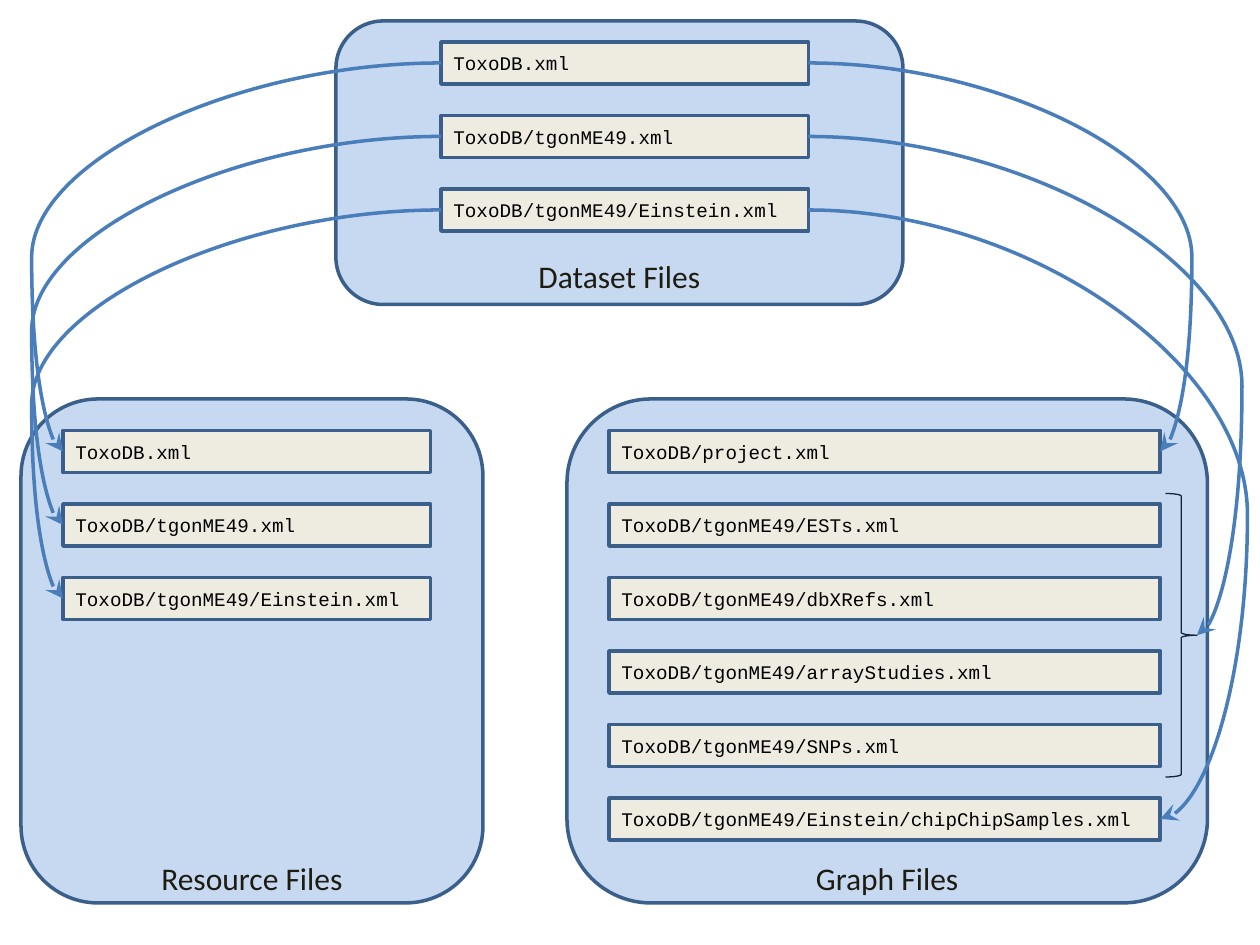
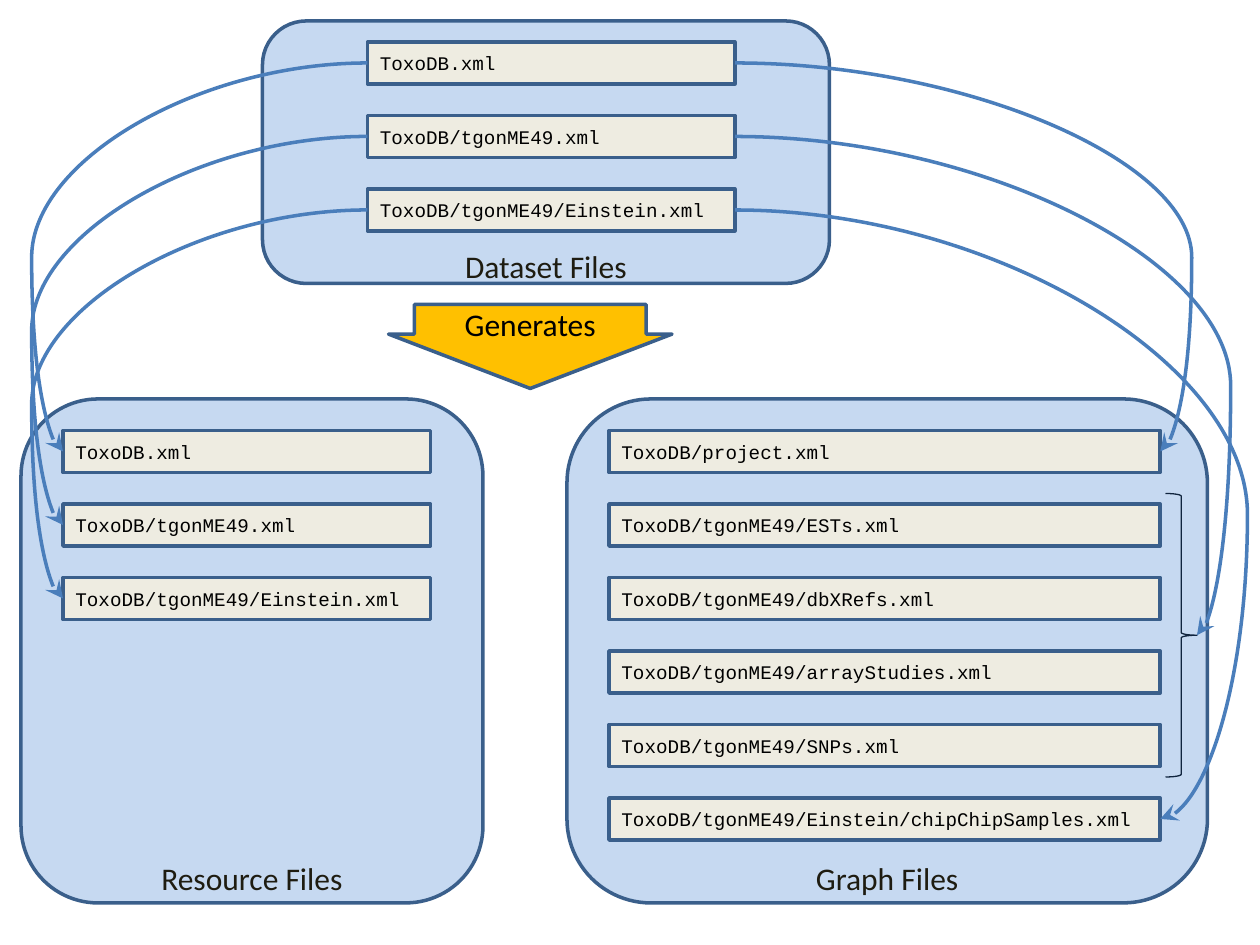
Before and after one commit to VEuPathDB/ReFlow, a slide deck: slide 6 of Dataset/doc/Overview.pptx (slide 2 before the commit). Drawn at 1260x945 pixels with LibreOffice and Linux fonts; fonts in the diff are those of the drawing. Boxes give left, top, right and bottom in pixels: in the first picture for what was removed or moved away, otherwise in the second. Text is boxed around its words. In the diff, an @@ line names an element or a change of style, - is before the commit and + after.

Commit message:
updated for SIG

```diff
--- a/Dataset/doc/Overview.pptx
+++ b/Dataset/doc/Overview.pptx
@@ rounded rectangle "Dataset Files": place and size @@
-rounded rectangle "Dataset Files" at [336, 21, 903, 305]
+rounded rectangle "Dataset Files" at [262, 21, 829, 284]
@@ curved arrow moved from (441, 63) - (63, 451) to (368, 63) - (63, 451) @@
@@ curved arrow moved from (809, 63) - (1160, 451) to (735, 63) - (1160, 451) @@
@@ curved arrow moved from (441, 136) - (63, 525) to (368, 136) - (63, 525) @@
@@ curved arrow moved from (809, 136) - (1197, 635) to (735, 136) - (1197, 635) @@
@@ 3 rectangles: place and size @@
-3 rectangles at [441, 42, 809, 231]
+3 rectangles at [368, 42, 736, 231]
@@ curved arrow moved from (441, 210) - (63, 598) to (368, 210) - (63, 598) @@
@@ curved arrow moved from (809, 210) - (1160, 819) to (735, 210) - (1160, 819) @@
@@ down arrow added at [388, 305, 672, 389], fill #FFC000, outline #3A5F8C 2 pt, 18 pt, text #000000 @@
+Generates
```
Also in this commit, not shown: 7 slides added.
